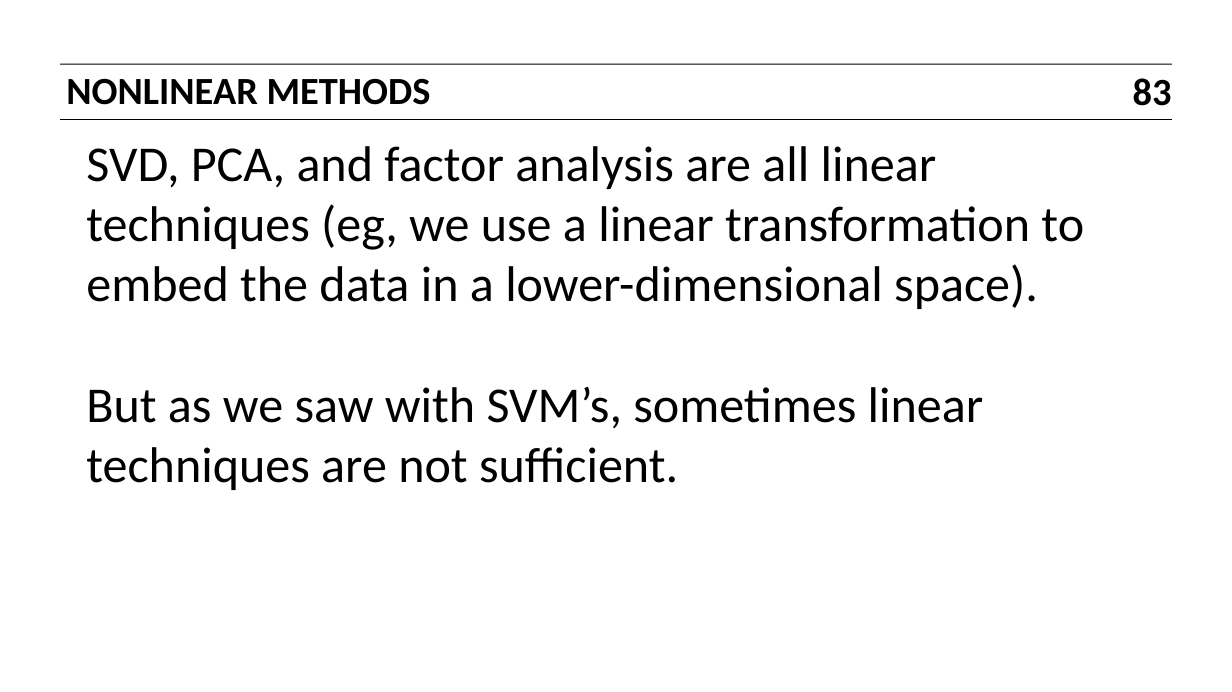
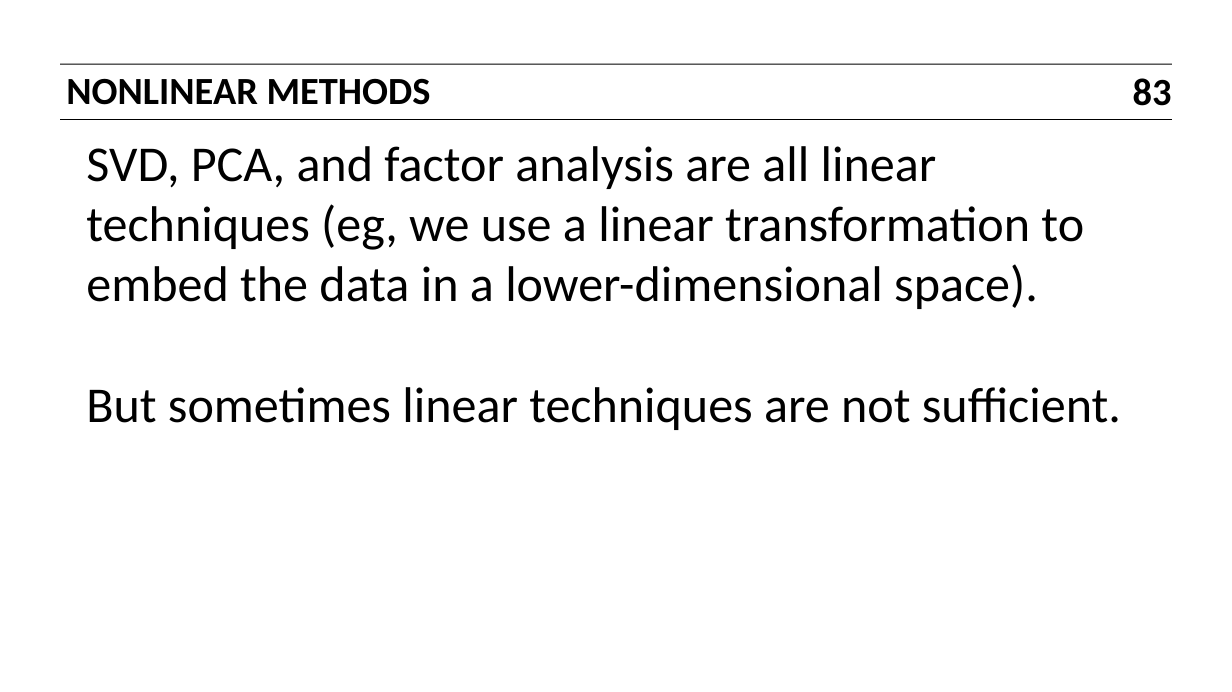
Before and after one commit to ajschumacher/gadsdc, a slide deck: slide 83 of 18-dim_reduc/slides.pptx. Drawn at 1232x692 pixels with LibreOffice and Linux fonts; fonts in the diff are those of the drawing. Boxes give left, top, right and bottom in pixels: in the first picture for what was removed or moved away, otherwise in the second. Text is boxed around its words. In the diff, an @@ line names an element or a change of style, - is before the commit and + after.

```diff
--- a/18-dim_reduc/slides.pptx
+++ b/18-dim_reduc/slides.pptx
@@ text at [86, 387, 1121, 430]: text changed @@
-But as we saw with SVM’s, sometimes linear techniques are not sufficient.
+But sometimes linear techniques are not sufficient.
```
Also in this commit, not shown: 1 other file.
